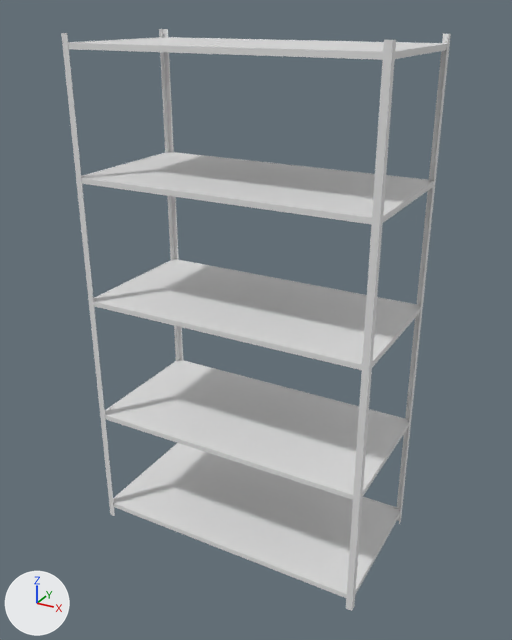
The FBX model Assets/Models/Environments/Level3/shelves.fbx: old version first, new version second.
The view is the same before and after, from a 50 mm lens placed at (1.3, -2.35, 2.19), pointed at (0.01, -0.01, 1.02). Every picture has the same lights, and +X, +Y and +Z are marked at lower left.

Names of what the first picture shows: 'leg1', 'leg2', 'leg3', 'leg4', 'shelf', 'shelf.001', 'shelf.002', 'shelf.003', 'shelf.004'.
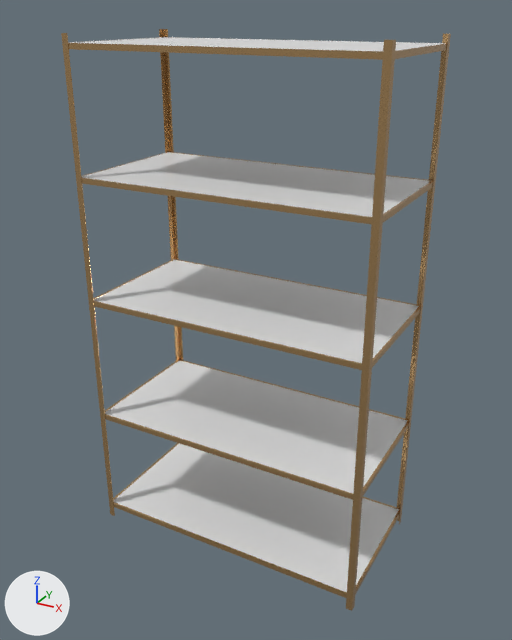
Changed parts and their boxes [x1, y1, x2, y2] in the pictures (512 x 640 px):
'leg1', recoloured (white to brown)
    both: [346, 40, 396, 611]
'leg2', recoloured (white to brown)
    both: [397, 34, 451, 524]
'leg4', recoloured (white to brown)
    both: [61, 33, 115, 516]
'leg3', recoloured (white to brown)
    both: [159, 29, 183, 361]
part 1 of me_cube_007, recoloured
    both: [93, 259, 174, 299]
part 2 of me_cube_007, recoloured (white to brown)
    both: [94, 301, 362, 370]
part 3 of me_cube_007, recoloured
    both: [174, 259, 421, 306]
part 4 of me_cube_007, recoloured (white to brown)
    both: [372, 306, 421, 367]
part 5 of me_cube_006, recoloured
    both: [105, 360, 179, 412]
part 6 of me_cube_006, recoloured (white to brown)
    both: [105, 414, 353, 500]
part 7 of me_cube_006, recoloured (white to brown)
    both: [179, 359, 408, 420]
part 8 of me_cube_006, recoloured (white to brown)
    both: [363, 420, 409, 496]
part 9 of me_cube, recoloured
    both: [113, 443, 179, 500]
part 10 of me_cube, recoloured (white to brown)
    both: [114, 502, 347, 598]
part 11 of me_cube, recoloured
    both: [362, 497, 400, 509]
part 12 of me_cube, recoloured (white to brown)
    both: [355, 509, 400, 595]
part 13 of me_cube_008, recoloured (white to brown)
    both: [82, 178, 372, 224]
part 14 of me_cube_008, recoloured
    both: [170, 152, 433, 181]
part 15 of me_cube_008, recoloured
    both: [81, 152, 168, 177]
part 16 of me_cube_008, recoloured (white to brown)
    both: [383, 181, 433, 222]
part 17 of me_cube_009, recoloured (white to brown)
    both: [68, 43, 383, 60]
part 18 of me_cube_009, recoloured (white to brown)
    both: [395, 43, 447, 59]

Patch to the scene script:
```diff
--- a/Assets/Models/Environments/Level3/shelves.fbx.py
+++ b/Assets/Models/Environments/Level3/shelves.fbx.py
@@ me_cube_003 @@
 me_cube_003.from_pydata(...)  # 12 vertices, 10 faces; spans x -0.61..-0.58, y -0.31..-0.28, z 0.0..2.11
+me_cube_003.materials.append(mat_metal)  # brown #c8a371
@@ me_cube_004 @@
 me_cube_004.from_pydata(...)  # 12 vertices, 10 faces; spans x 0.59..0.61, y 0.28..0.31, z 0.0..2.11
+me_cube_004.materials.append(mat_metal)  # brown #c8a371
@@ me_cube_008 @@
 me_cube_008.from_pydata(...)  # 24 vertices, 22 faces; spans x -0.61..0.61, y -0.305..0.305, z 1.575..1.597
+# me_cube_008 part 13: all 5 faces centred in x 0.0, y -0.305..-0.297, z 1.575..1.597 switch from mat_material (white #e7e7e7) to mat_metal (brown #c8a371)
+# me_cube_008 part 14: all 5 faces centred in x 0.0, y 0.297..0.305, z 1.575..1.597 switch from mat_material (white #e7e7e7) to mat_metal (brown #c8a371)
+# me_cube_008 part 15: all 2 faces centred in x -0.61..-0.605, y 0.0, z 1.586..1.597 switch from mat_material (white #e7e7e7) to mat_metal (brown #c8a371)
+# me_cube_008 part 16: all 2 faces centred in x 0.605..0.61, y 0.0, z 1.586..1.597 switch from mat_material (white #e7e7e7) to mat_metal (brown #c8a371)
@@ me_cube_006 @@
 me_cube_006.from_pydata(...)  # 24 vertices, 22 faces; spans x -0.61..0.61, y -0.305..0.305, z 0.527..0.548
+# me_cube_006 part 5: all 5 faces centred in x -0.61..-0.6, y 0.0, z 0.527..0.548 switch from mat_material (white #e7e7e7) to mat_metal (brown #c8a371)
+# me_cube_006 part 6: all 5 faces centred in x 0.0, y -0.305..-0.297, z 0.527..0.548 switch from mat_material (white #e7e7e7) to mat_metal (brown #c8a371)
+# me_cube_006 part 7: all 5 faces centred in x 0.0, y 0.297..0.305, z 0.527..0.548 switch from mat_material (white #e7e7e7) to mat_metal (brown #c8a371)
+# me_cube_006 part 8: all 5 faces centred in x 0.6..0.61, y 0.0, z 0.527..0.548 switch from mat_material (white #e7e7e7) to mat_metal (brown #c8a371)
@@ me_cube @@
 me_cube.from_pydata(...)  # 24 vertices, 22 faces; spans x -0.61..0.61, y -0.305..0.305, z 0.049..0.07
+# me_cube part 9: all 5 faces centred in x -0.61..-0.6, y 0.0, z 0.049..0.07 switch from mat_material (white #e7e7e7) to mat_metal (brown #c8a371)
+# me_cube part 10: all 5 faces centred in x 0.0, y -0.305..-0.297, z 0.049..0.07 switch from mat_material (white #e7e7e7) to mat_metal (brown #c8a371)
+# me_cube part 11: all 5 faces centred in x 0.0, y 0.297..0.305, z 0.049..0.07 switch from mat_material (white #e7e7e7) to mat_metal (brown #c8a371)
+# me_cube part 12: all 5 faces centred in x 0.6..0.61, y 0.0, z 0.049..0.07 switch from mat_material (white #e7e7e7) to mat_metal (brown #c8a371)
@@ me_cube_002 @@
 me_cube_002.from_pydata(...)  # 12 vertices, 10 faces; spans x 0.59..0.61, y -0.31..-0.28, z 0.0..2.11
+me_cube_002.materials.append(mat_metal)  # brown #c8a371
@@ me_cube_009 @@
 me_cube_009.from_pydata(...)  # 24 vertices, 22 faces; spans x -0.61..0.61, y -0.305..0.305, z 2.056..2.077
+# me_cube_009 part 17: 4 of the faces centred in x 0.0, y -0.305..-0.297, z 2.056..2.077 switch from mat_material (white #e7e7e7) to mat_metal (brown #c8a371)
+# me_cube_009 part 18: 4 of the faces centred in x 0.6..0.61, y 0.0, z 2.056..2.077 switch from mat_material (white #e7e7e7) to mat_metal (brown #c8a371)
@@ me_cube_007 @@
 me_cube_007.from_pydata(...)  # 24 vertices, 22 faces; spans x -0.61..0.61, y -0.305..0.305, z 1.066..1.088
+# me_cube_007 part 1: all 5 faces centred in x -0.61..-0.6, y 0.0, z 1.066..1.088 switch from mat_material (white #e7e7e7) to mat_metal (brown #c8a371)
+# me_cube_007 part 2: all 5 faces centred in x 0.0, y -0.305..-0.297, z 1.066..1.088 switch from mat_material (white #e7e7e7) to mat_metal (brown #c8a371)
+# me_cube_007 part 3: all 5 faces centred in x 0.0, y 0.297..0.305, z 1.066..1.088 switch from mat_material (white #e7e7e7) to mat_metal (brown #c8a371)
+# me_cube_007 part 4: all 5 faces centred in x 0.6..0.61, y 0.0, z 1.066..1.088 switch from mat_material (white #e7e7e7) to mat_metal (brown #c8a371)
@@ me_cube_005 @@
 me_cube_005.from_pydata(...)  # 12 vertices, 10 faces; spans x -0.61..-0.58, y 0.28..0.31, z 0.0..2.11
+me_cube_005.materials.append(mat_metal)  # brown #c8a371
```
